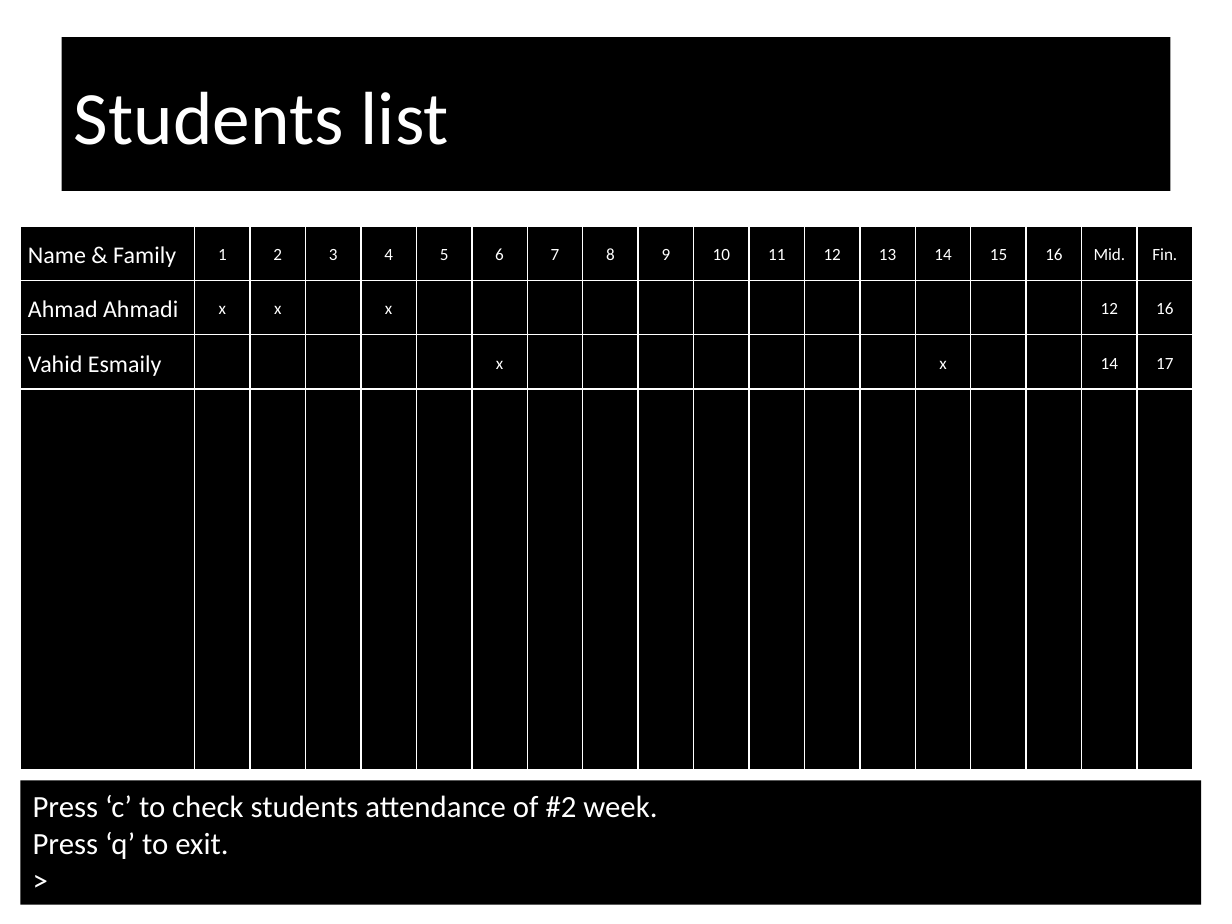
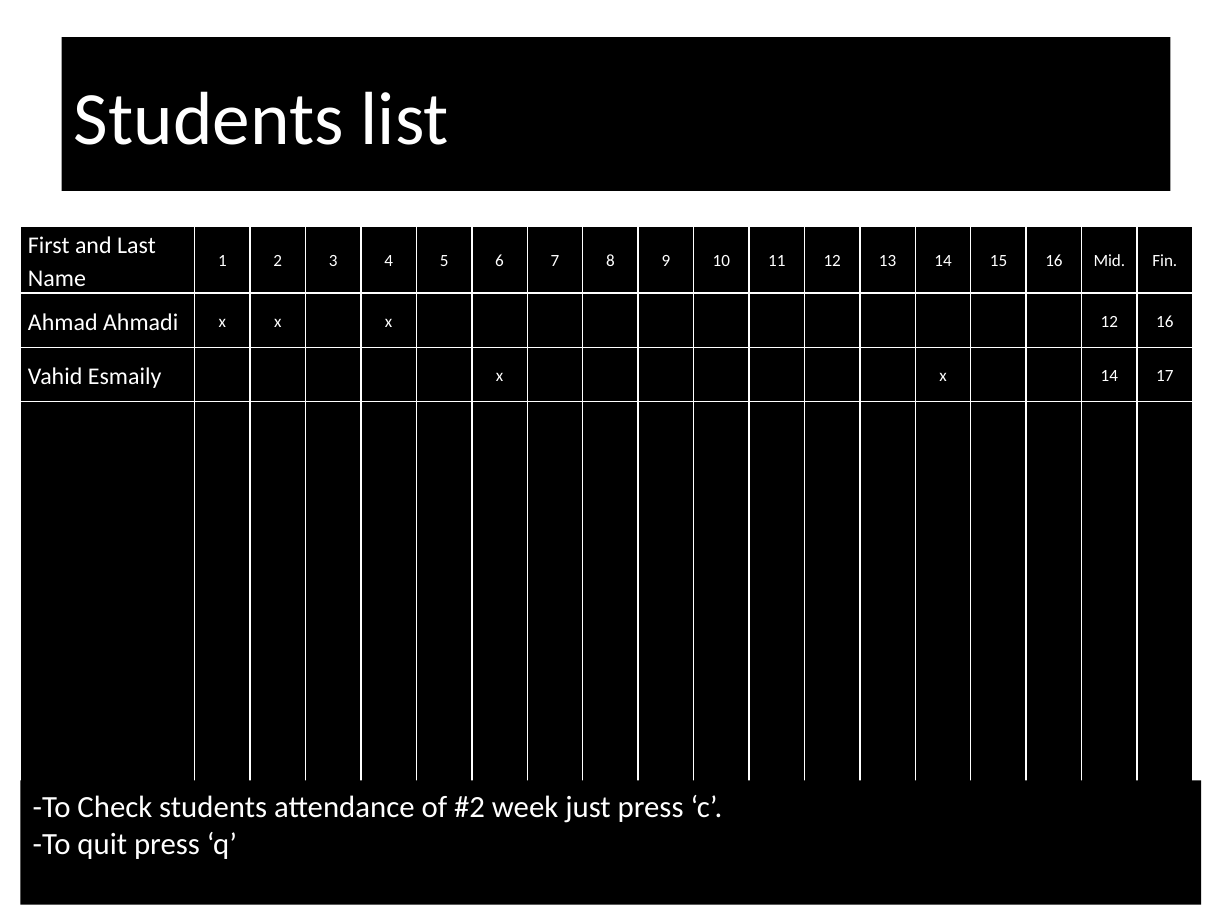
Before and after one commit to ahmadidev/AttendanceList, a slide deck: slide 4 of AttendanceList.Modeling/UI/Main.pptx. Drawn at 1232x924 pixels with LibreOffice and Linux fonts; fonts in the diff are those of the drawing. Boxes give left, top, right and bottom in pixels: in the first picture for what was removed or moved away, otherwise in the second. Text is boxed around its words. In the diff, an @@ line names an element or a change of style, - is before the commit and + after.

```diff
--- a/AttendanceList.Modeling/UI/Main.pptx
+++ b/AttendanceList.Modeling/UI/Main.pptx
@@ table at (x1=21, y1=225, x2=1193, y2=780) @@
-row 1, column 1: Name & Family
+row 1, column 1: First and Last Name
@@ text in rectangle at (x1=33, y1=795, x2=723, y2=859): text changed @@
-Press ‘c’ to check students attendance of #2 week.
-Press ‘q’ to exit.
->
+-To Check students attendance of #2 week just press ‘c’.
+-To quit press ‘q’
```
Also in this commit, not shown: 2 other slides changed, 3 other files.
